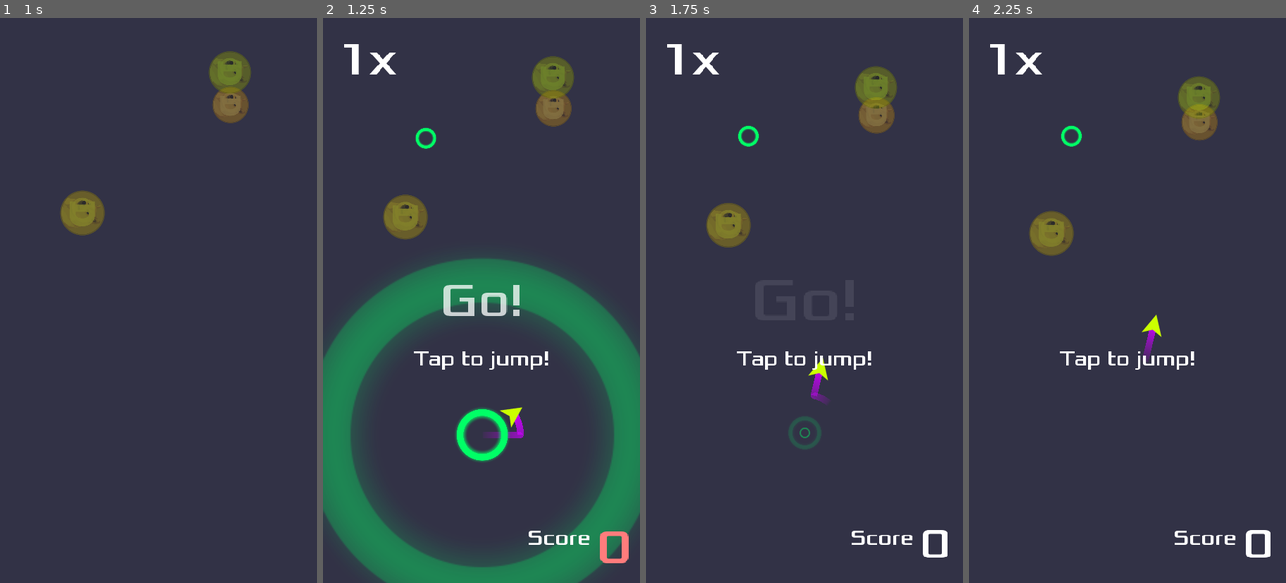
Above: before the commit, frames 1-4 (left to right).
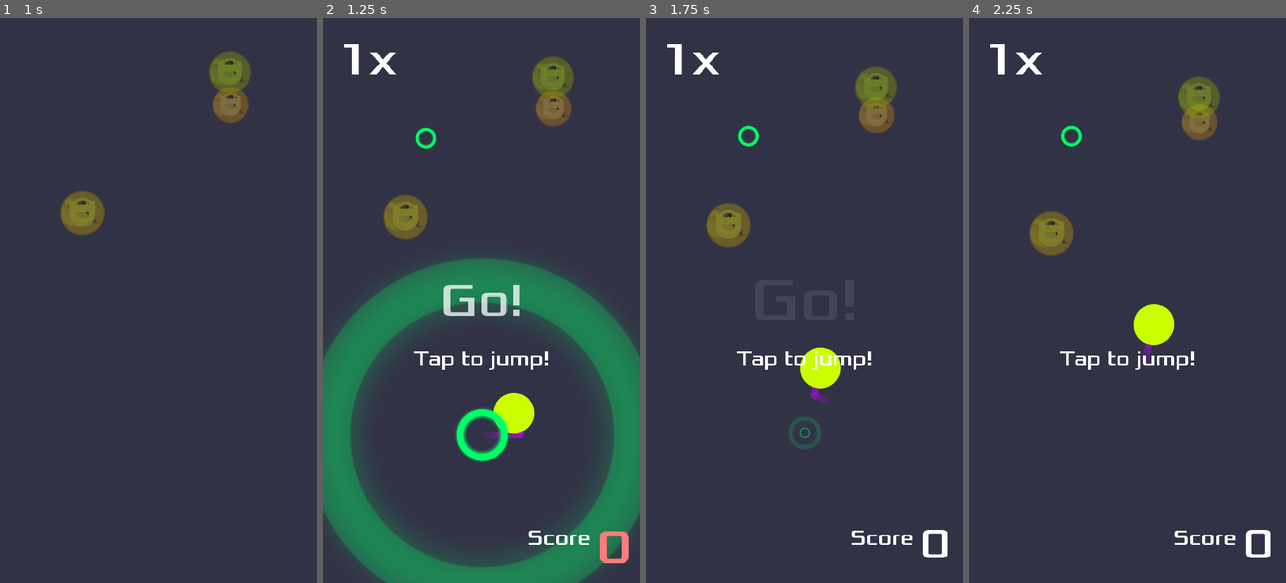
Above: after the commit, the same moments.

Repository: ntt88/jumper
Game: Godot game, scene res://Main.tscn
Same seed, same stepped clock (60 frames per second), same inputs: the game is played once before the commit and once after it.
Inputs (mouse positions are in pixels of both pictures, inside the frame that each line leads up to):
- Up to frame 1 (1 s): click (101, 289) at 0.5 s
- Up to frame 2 (1.25 s): no input
- Up to frame 3 (1.75 s): tap Enter at 1.25 s; move the mouse to (874, 272) at 1.27 s; hold Right (ui_right) from 1.28 s (still down); click (874, 272) at 1.42 s
- Up to frame 4 (2.25 s): tap Enter at 2 s; move the mouse to (1064, 328) at 2.02 s; release Right (ui_right) at 2.03 s; hold Down (ui_down) from 2.03 s (still down); click (1064, 328) at 2.17 s

Frame 1 is identical in both runs. In frame 2, 0.6% of the frame differs, in the area x 53-67%, y 66-74%; in frame 3, 0.6%; in frame 4, 0.7%, in the area x 51-65%, y 50-58%.

Commit message:
second commit

Diff:
--- a/objects/Jumper.gd
+++ b/objects/Jumper.gd
@@ -9,6 +9,7 @@
 var jump_speed = 1500
 var target = null
 var trail_length = 25
+var delta_pos = Vector2(0, 0)
 
 func _ready():
 	$Sprite.material.set_shader_param("color", settings.theme["player_body"])
@@ -36,6 +37,8 @@
 		$Capture.play()
 
 func _physics_process(delta):
+	delta_pos = $Sprite.get_parent().get_local_mouse_position()
+	print(delta_pos)
 	if trail.points.size() > trail_length:
 		trail.remove_point(0)
 	trail.add_point(position)
@@ -45,6 +48,7 @@
 	else:
 		position += velocity * delta
 
+
 func die():
 	target = null
 	queue_free()
Binary file changed: assets/images/jumper.png
